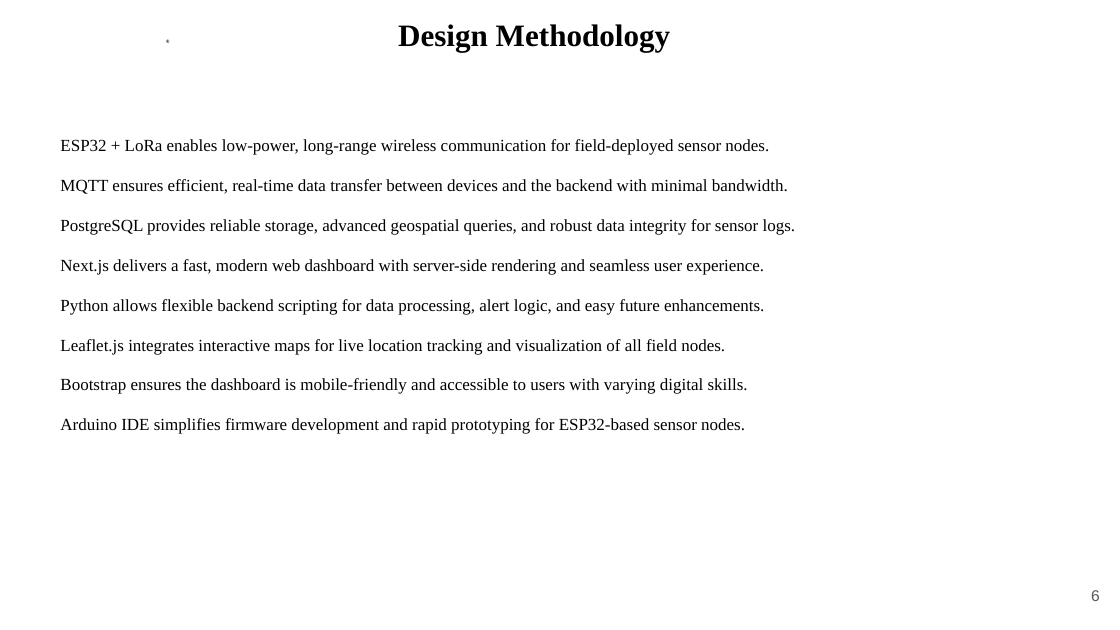
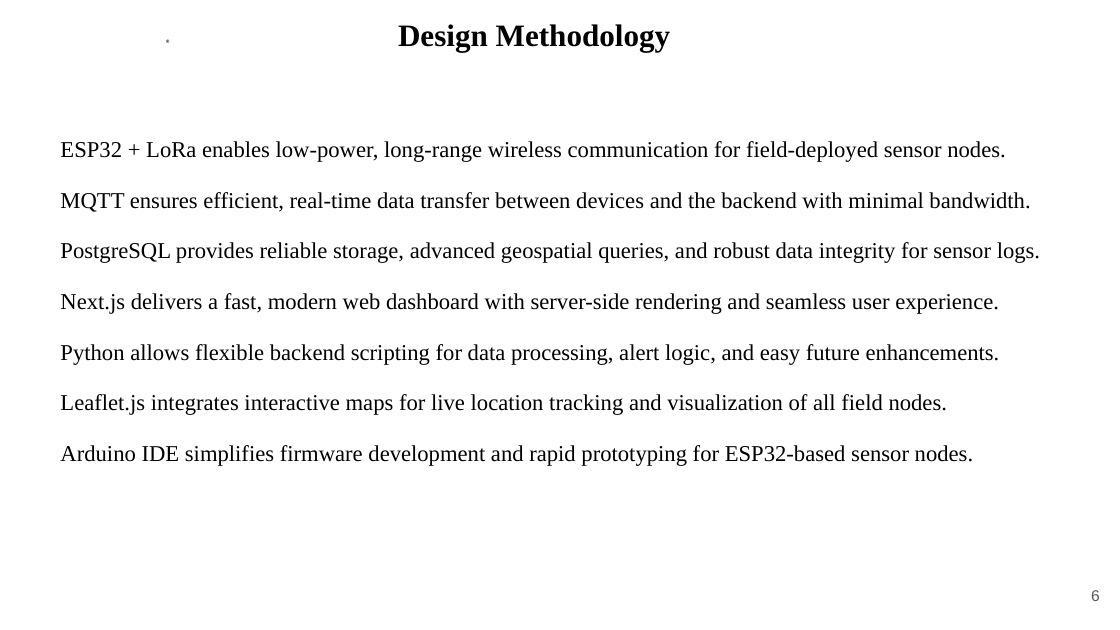
Before and after one commit to rajeshacu/LoRa-based-Location-tracking-and-Fall-detection-System, a slide deck: slide 6 of Phase II Major Project(1).pptx. Drawn at 1120x630 pixels with LibreOffice and Linux fonts; fonts in the diff are those of the drawing; background and template pictures are left out. Boxes give left, top, right and bottom in pixels: in the first picture for what was removed or moved away, otherwise in the second. Text is boxed around its words. In the diff, an @@ line names an element or a change of style, - is before the commit and + after.

```diff
--- a/Phase II Major Project(1).pptx
+++ b/Phase II Major Project(1).pptx
@@ text "ESP32 + LoRa enables low-power, ..." at (60, 141, 1040, 466): size 24 to 32 pt; more space between paragraphs @@
@@ text at (60, 378, 748, 394): paragraph removed @@
-Bootstrap ensures the dashboard is mobile-friendly and accessible to users with varying digital skills.
```
Also in this commit, not shown: 15 other slides changed, 4 slides added, 2 other files.
